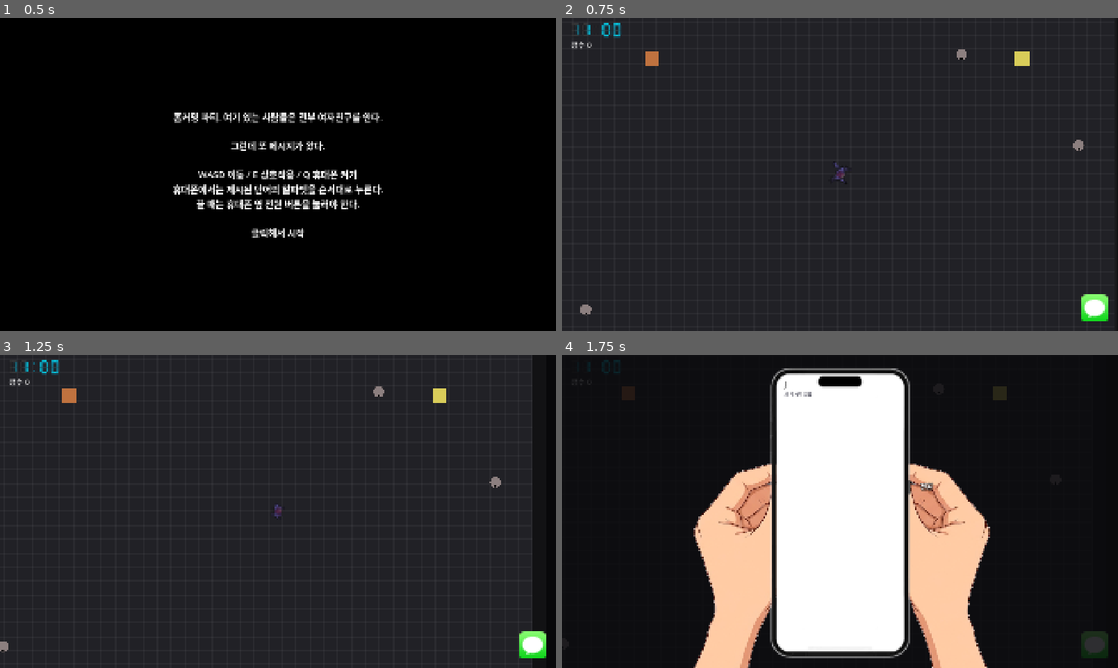
Above: before the commit, frames 1-4 (two rows, left to right).
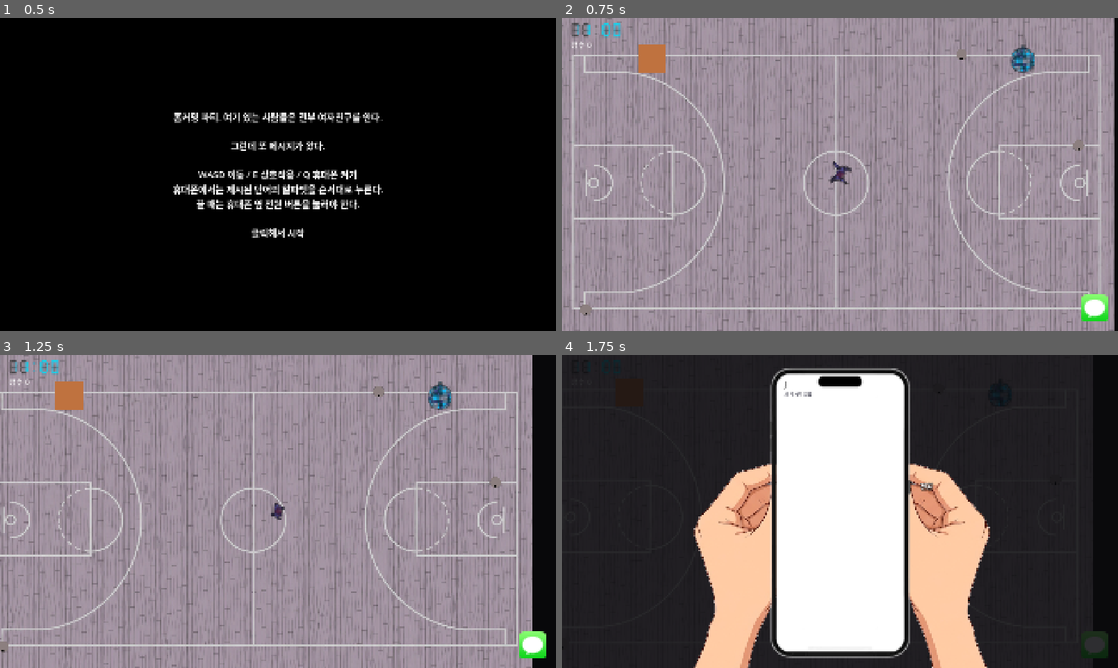
Above: after the commit, the same moments.

Repository: xyur2/DLQ
Game: Godot game, scene res://scenes/main.tscn
The game is run twice, just before and just after one commit, with the same random seed, the same clock (stepped at 60 frames per second) and the same inputs.
Inputs (mouse positions are in pixels of both pictures, inside the frame that each line leads up to):
- Up to frame 1 (0.5 s): no input
- Up to frame 2 (0.75 s): tap Enter at 0.5 s; move the mouse to (1095, 309) at 0.52 s; hold D (move_right) from 0.53 s (still down); hold E (interact) from 0.53 s (still down); click (1095, 309) at 0.67 s
- Up to frame 3 (1.25 s): keep holding D (move_right); keep holding E (interact)
- Up to frame 4 (1.75 s): move the mouse to (728, 527) at 1.27 s; release D (move_right) at 1.28 s; release E (interact) at 1.28 s; hold S (move_down) from 1.28 s (still down); tap Q (open_phone) at 1.35 s

Frame 1 is identical in both runs. In frame 2, 99% of the frame differs, in the area x 0-100%, y 0-100%; in frame 3, 95%; in frame 4, 1.2%.

Commit message:
Add webp assets and cropped prop icon support
Add party_map.webp, prop_light.webp, prop_playlist.webp (with .import files) and update docs to reference the new images and display rules. Update scenes: set prop Icon texture_filter and remove Background position offset in top_view. Update GameAssets to use .webp map and prop paths, add PROP_ICON_REGIONS and return an AtlasTexture cropped to the artwork bounds when available. Update party_prop to introduce ICON_DISPLAY_SIZE (96px) and use it for consistent icon display while keeping the existing interaction radius behavior.

Diff:
--- a/scenes/top_view/prop.tscn
+++ b/scenes/top_view/prop.tscn
@@ -6,5 +6,6 @@
 script = ExtResource("1_prop")
 
 [node name="Icon" type="Sprite2D" parent="."]
+texture_filter = 3
 
 [node name="CollisionShape2D" type="CollisionShape2D" parent="."]
--- a/scenes/top_view/top_view.tscn
+++ b/scenes/top_view/top_view.tscn
@@ -12,7 +12,6 @@
 script = ExtResource("2_map")
 
 [node name="Background" type="Sprite2D" parent="Map"]
-position = Vector2(-48, -48)
 centered = false
 
 [node name="Props" type="Node2D" parent="."]
--- a/scripts/game_assets.gd
+++ b/scripts/game_assets.gd
@@ -1,15 +1,20 @@
 class_name GameAssets
 extends RefCounted
-## 아직 완성되지 않은 에셋의 경로와 불러오기. 파일 목록은 docs/에셋 목록.md 참고.
+## 코드에서 불러오는 에셋(맵, 소품, 효과, 공포 이미지)의 경로. 파일 목록은 docs/에셋 목록.md 참고.
 ## 파일이 없으면 임시 그림으로 대체하므로 에셋이 없어도 게임이 실행된다.
-## 완성된 에셋(휴대폰, 손, 버블, 로딩 바, DM 아이콘)은 각 씬이 직접 불러온다.
+## 휴대폰, 손, 버블, 로딩 바, DM 아이콘, 시계, 주인공은 각 씬이 직접 불러온다.
 
-const PARTY_MAP: String = 'res://assets/party_map.png'
+const PARTY_MAP: String = 'res://assets/party_map.webp'
 const SCARE_IMAGE: String = 'res://assets/scare.png'
 const PROP_ICONS: Dictionary = {
     'speaker': 'res://assets/prop_speaker.png',
-    'light': 'res://assets/prop_light.png',
-    'playlist': 'res://assets/prop_playlist.png',
+    'light': 'res://assets/prop_light.webp',
+    'playlist': 'res://assets/prop_playlist.webp',
+}
+## 캔버스의 빈 공간을 뺀 그림 영역. 없으면 이미지 전체를 쓴다.
+const PROP_ICON_REGIONS: Dictionary = {
+    'light': Rect2(436, 263, 1203, 1374),
+    'playlist': Rect2(111, 520, 1784, 847),
 }
 # TODO(확인필요): 효과를 어떤 형식으로 가져올지 정해지면 맞춘다. 지금은 효과 하나를 씬 파일 하나로 받는다.
 const PROP_EFFECTS: Dictionary = {
@@ -33,7 +38,13 @@
 
 static func prop_icon(prop_id: String, fallback_color: Color) -> Texture2D:
     var path: String = String(PROP_ICONS[prop_id])
-    return _texture_or(path, _solid.bind(Vector2i(48, 48), fallback_color))
+    var texture: Texture2D = _texture_or(path, _solid.bind(Vector2i(48, 48), fallback_color))
+    if not PROP_ICON_REGIONS.has(prop_id) or not ResourceLoader.exists(path):
+        return texture
+    var atlas := AtlasTexture.new()
+    atlas.atlas = texture
+    atlas.region = PROP_ICON_REGIONS[prop_id]
+    return atlas
 
 
 ## 소품 효과 씬. 없으면 null.
--- a/scripts/party_prop.gd
+++ b/scripts/party_prop.gd
@@ -5,7 +5,8 @@
 ## 모양은 소품 이미지, 작동 효과는 효과 씬(GameAssets.PROP_EFFECTS). 효과 씬이 없으면 원으로 대신 표시한다.
 
 const LAYER_PROP: int = 8
-const PROP_HALF_SIZE: float = 24.0
+const PROP_HALF_SIZE: float = 24.0        # 상호작용 판정 크기
+const ICON_DISPLAY_SIZE: float = 96.0     # 이미지의 긴 변을 이 크기로 표시
 const ACTIVE_CIRCLE_RADIUS: float = 160.0
 const ACTIVE_CIRCLE_MAX_ALPHA: float = 0.25
 const COOLDOWN_TINT: Color = Color(0.4, 0.4, 0.4)
@@ -34,8 +35,8 @@
     cooldown_total = float(spec['cooldown'])
     base_color = spec['color']
     _icon.texture = GameAssets.prop_icon(prop_id, base_color)
-    # 이미지 해상도와 상관없이 판정 크기에 맞춰 보여 준다.
-    _icon.scale = Vector2.ONE * PROP_HALF_SIZE * 2.0 / maxf(_icon.texture.get_width(), _icon.texture.get_height())
+    # 이미지 해상도와 상관없이 같은 크기로 보여 준다.
+    _icon.scale = Vector2.ONE * ICON_DISPLAY_SIZE / maxf(_icon.texture.get_width(), _icon.texture.get_height())
 
     collision_layer = LAYER_PROP
     collision_mask = 0
Binary file added: assets/party_map.webp
Not shown, added: assets/party_map.webp.import
Binary file added: assets/prop_light.webp
Not shown, added: assets/prop_light.webp.import
Binary file added: assets/prop_playlist.webp
Not shown, added: assets/prop_playlist.webp.import
Not shown, changed: docs/에셋 목록.md
Not shown, changed: docs/홈커밍 파티 스릴러 구현 명세서 v2.md
